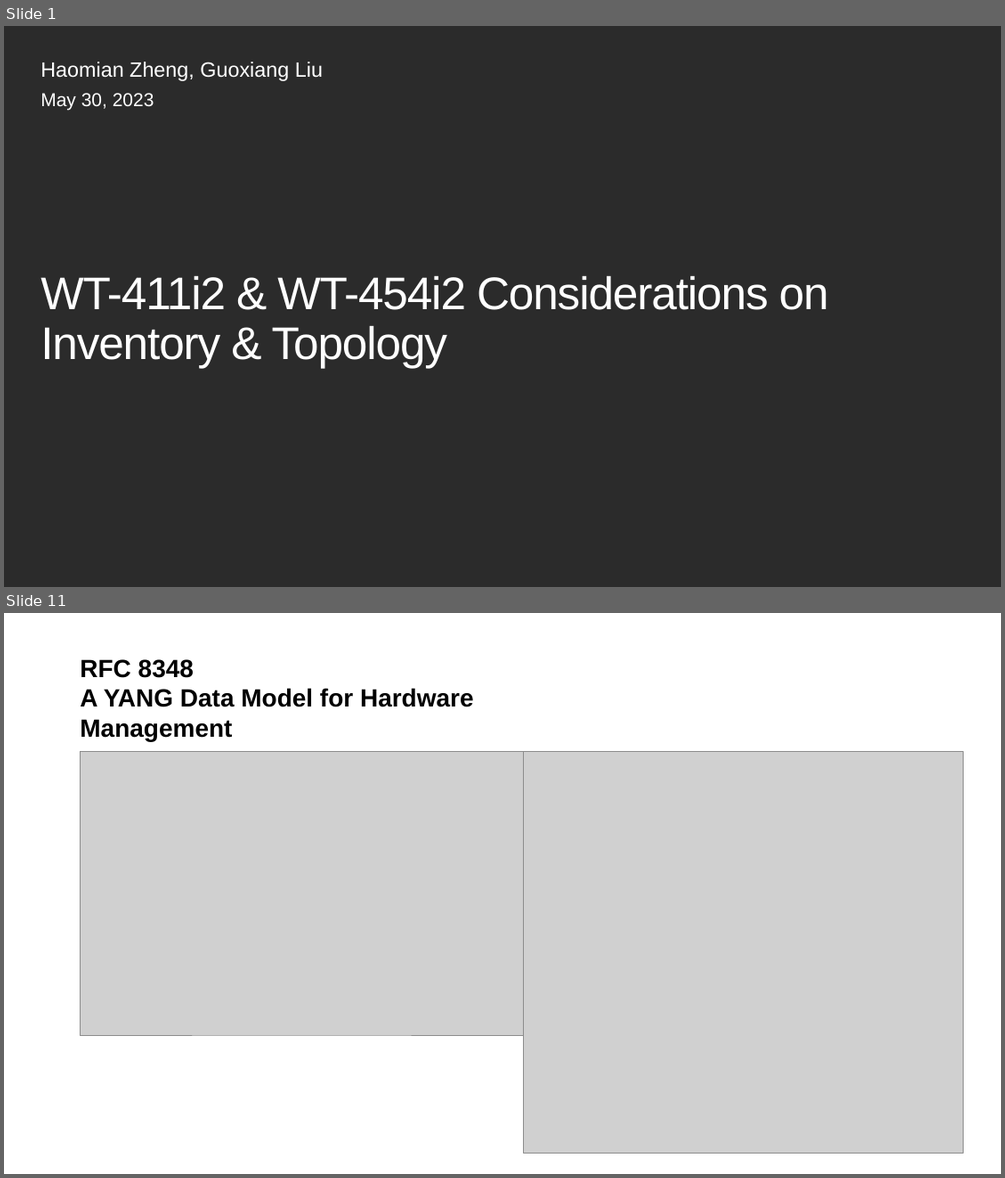
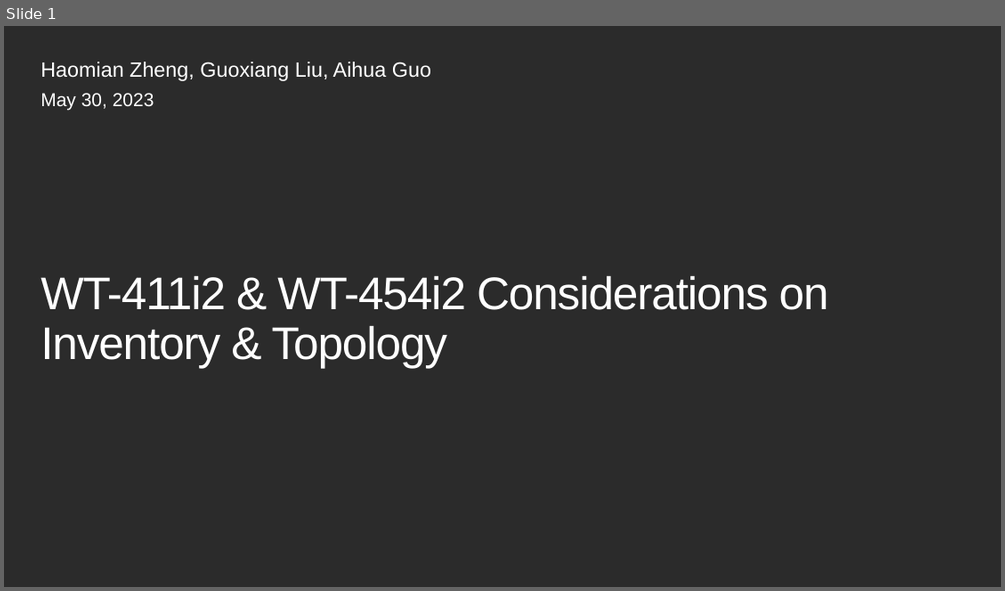
Before and after one commit to aguoietf/Public_material_for_standards, a slide deck: CONTRIB-xxxx-huawei-01 - NBI Design - inventory-topo.pptx. Shown one above the other, each under a label of ours: slides 1 and 11 before the commit, slide 1 after it; the slides between them are not shown. The pictures are 1005x1178 and 1005x591 pixels, drawn with LibreOffice and Linux fonts; fonts in the diff are those of the drawing; grey boxes stand for pictures; background and template pictures are left out; a plain dark background stands for a picture behind light text. Boxes give left, top, right and bottom in pixels: in the first picture for what was removed or moved away, otherwise in the second. Text is boxed around its words. In the diff, an @@ line names an element or a change of style, - is before the commit and + after.

```diff
--- a/CONTRIB-xxxx-huawei-01 - NBI Design - inventory-topo.pptx
+++ b/CONTRIB-xxxx-huawei-01 - NBI Design - inventory-topo.pptx
@@ slide 11 removed at (x1=4, y1=613, x2=1001, y2=1174), background #FFFFFF @@
@@ title removed at (x1=80, y1=659, x2=474, y2=741) @@
-RFC 8348
-A YANG Data Model for Hardware Management
@@ picture removed at (x1=81, y1=752, x2=523, y2=1036) @@
@@ picture removed at (x1=523, y1=752, x2=963, y2=1153) @@
@@ slide 1 changed as well @@
@@ subtitle at (x1=40, y1=62, x2=431, y2=81): text changed @@
-Haomian Zheng, Guoxiang Liu
+Haomian Zheng, Guoxiang Liu, Aihua Guo
```
Also in this commit, not shown: 8 other slides changed, 11 other slides removed, 2 other files.
